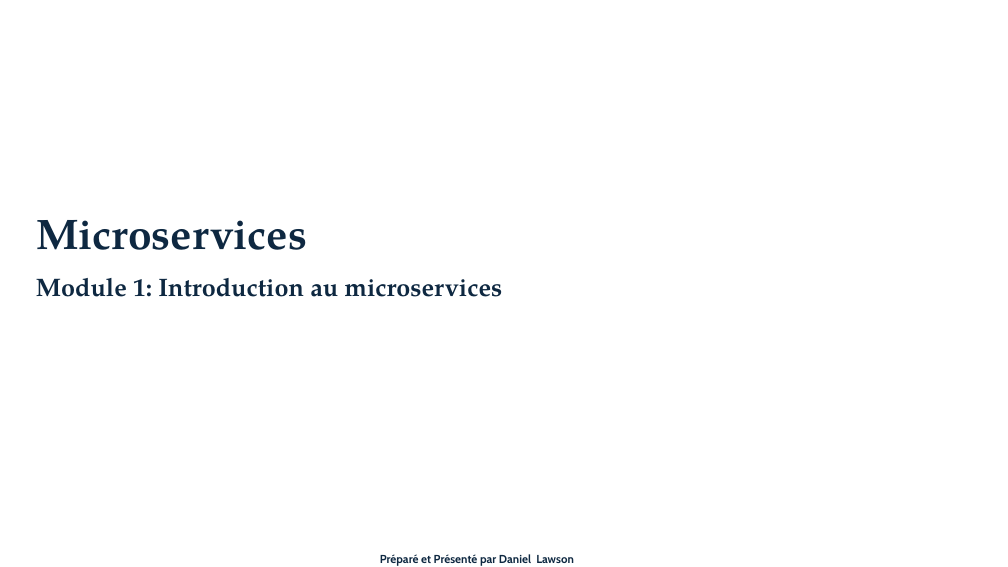
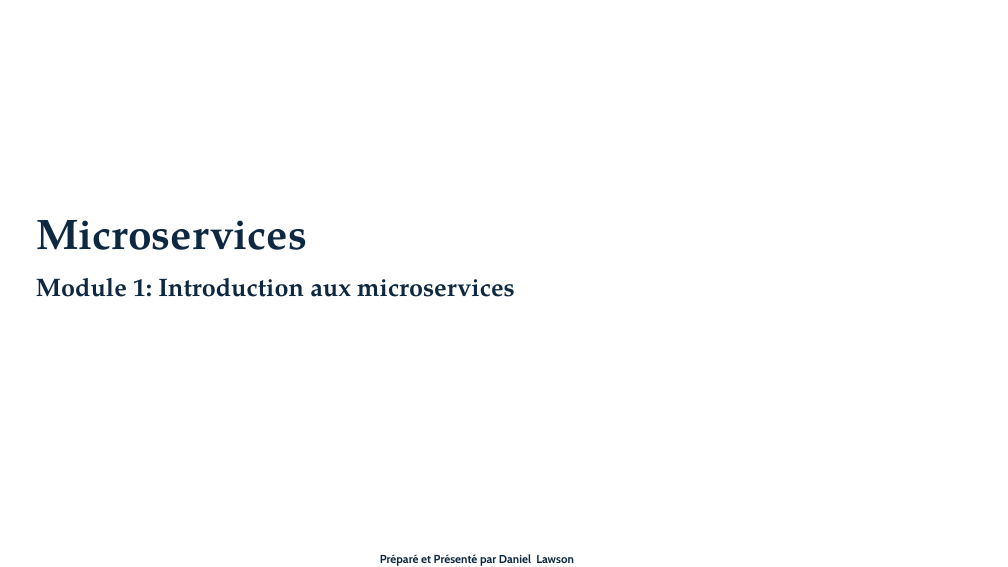
Before and after one commit to danylaws/microservices-course-efrei, a slide deck: slide 1 of Mod-1_introduction-aux-microservices/Mod-1_introduction-to-microservices.pptx. Drawn at 1008x567 pixels with LibreOffice and Linux fonts; fonts in the diff are those of the drawing; background and template pictures are left out. Boxes give left, top, right and bottom in pixels: in the first picture for what was removed or moved away, otherwise in the second. Text is boxed around its words. In the diff, an @@ line names an element or a change of style, - is before the commit and + after.

```diff
--- a/Mod-1_introduction-aux-microservices/Mod-1_introduction-to-microservices.pptx
+++ b/Mod-1_introduction-aux-microservices/Mod-1_introduction-to-microservices.pptx
@@ text at [36, 278, 515, 297]: text changed @@
-Module 1: Introduction au microservices
+Module 1: Introduction aux microservices
```
Also in this commit, not shown: 5 other slides changed, 3 other files.
